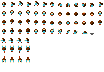
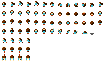
Two versions of the same layered image (w=104, h=72). Layer-by-layer changes:
painted on "Calque 3" over [0, 38, 30, 63]
